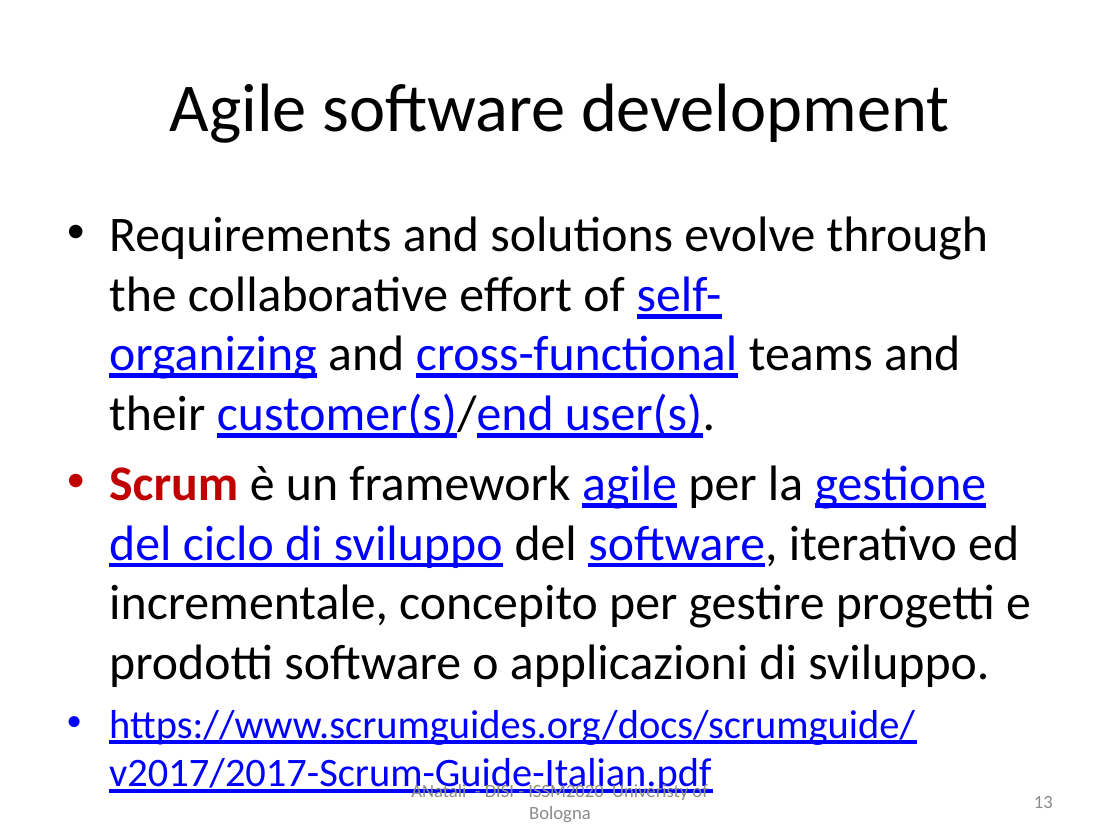
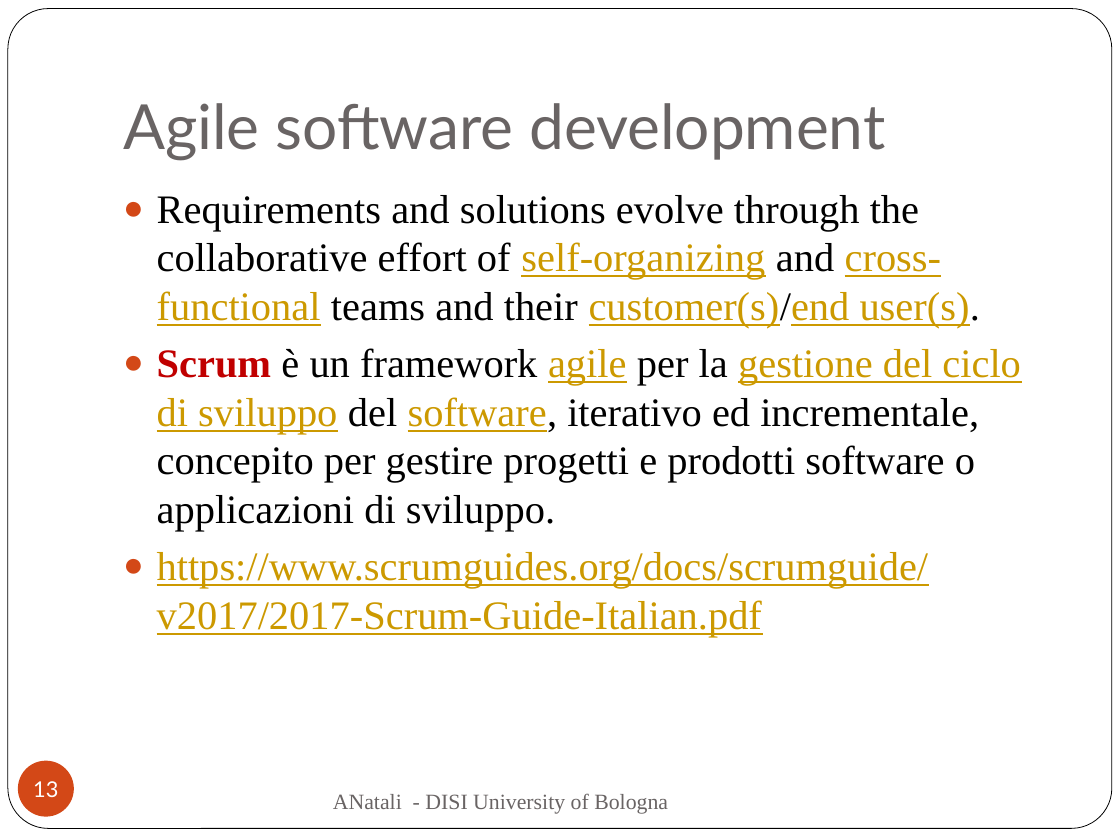
Before and after one commit to anatali/iss2020LabBo, a slide deck: slide 13 of it.unibo.issLabStart/userDocs/ISSM2020.pptx. Drawn at 1120x840 pixels with LibreOffice and Linux fonts; fonts in the diff are those of the drawing. Boxes give left, top, right and bottom in pixels: in the first picture for what was removed or moved away, otherwise in the second. Text is boxed around its words. In the diff, an @@ line names an element or a change of style, - is before the commit and + after.

```diff
--- a/it.unibo.issLabStart/userDocs/ISSM2020.pptx
+++ b/it.unibo.issLabStart/userDocs/ISSM2020.pptx
@@ rounded rectangle added at (8,9,1112,829), fill #FFFFFF, outline #000000 0.5 pt @@
@@ title "Agile software development": place and size @@
-title "Agile software development" at (170,83,949,143)
+title "Agile software development" at (123,103,885,161)
@@ title "Agile software development" at (123,103,885,161): size 44 to 40 pt, font Calibri to Lato, text colour #000000 to #696464; alignment centre to left; vertical alignment middle to bottom @@
@@ text "Requirements and solutions evolve through ...": place and size @@
-text "Requirements and solutions evolve through ..." at (109,216,1031,745)
+text "Requirements and solutions evolve through ..." at (157,195,1021,637)
@@ text "Requirements and solutions evolve through ..." at (157,195,1021,637): size 32 to 26 pt in "Requirements and solutions evolve through the collaborative ...", "Scrum è un framework agile per la ..."; font Calibri to Times New Roman; text colour #0000FF to #CC9900 in "self-organizing cross-functional customer(s)/end user(s).", "agile gestione del ciclo di sviluppo software,", "https://www.scrumguides.org/docs/scrumguide/v2017/2017-Scrum ..."; bullet • to ● @@
@@ page number: place and size @@
-page number at (1034,796,1053,808)
+page number at (18,760,74,816)
@@ page number at (18,760,74,816): size 12 to 14 pt, font Calibri to Lato, text colour #8C8C8C to #FFFFFF; alignment right to centre; fill none to #D34817 @@
@@ text at (333,793,668,814): text changed; size 12 to 14 pt; font Calibri to Times New Roman; text colour #8C8C8C to #696464 @@
-ANatali - DISI - ISSM2020 Univeristy of Bologna
+ANatali - DISI University of Bologna
```
Also in this commit, not shown: 23 other slides changed, 47 slides removed, 25 other files.
